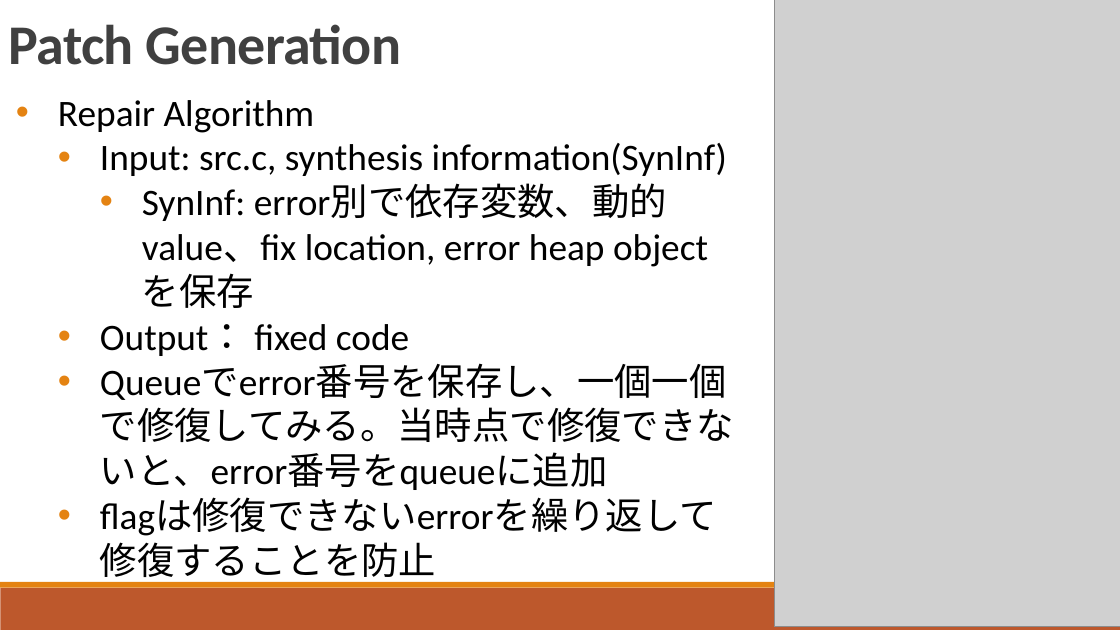
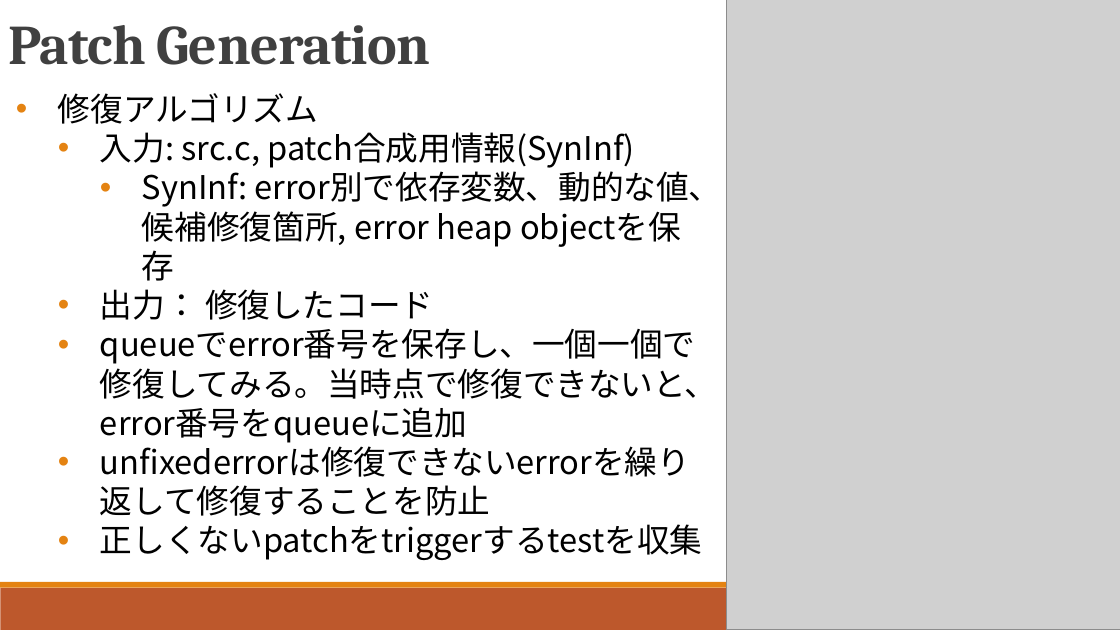
Before and after one commit to QIANZECHANG/MyResearch, a slide deck: slide 20 of 修論/修論発表.pptx (slide 19 before the commit). Drawn at 1120x630 pixels with LibreOffice and Linux fonts; fonts in the diff are those of the drawing; grey boxes stand for pictures. Boxes give left, top, right and bottom in pixels: in the first picture for what was removed or moved away, otherwise in the second. Text is boxed around its words. In the diff, an @@ line names an element or a change of style, - is before the commit and + after.

```diff
--- a/修論/修論発表.pptx
+++ b/修論/修論発表.pptx
@@ text "Patch Generation" at bbox=[8, 25, 431, 65]: font Calibri to Cambria @@
@@ picture: place and size @@
-picture at bbox=[775, 0, 1120, 627]
+picture at bbox=[727, 0, 1120, 630]
@@ text at bbox=[58, 93, 722, 516]: text changed; size 32 to 28 pt; font Calibri to Noto Sans CJK JP @@
-  • Repair Algorithm
-    • Input: src.c, synthesis information(SynInf)
-      • SynInf: error別で依存変数、動的value、fix location, error heap objectを保存
-    • Output： fixed code
-    • Queueでerror番号を保存し、一個一個で修復してみる。当時点で修復できないと、error番号をqueueに追加
-    • flagは修復できないerrorを繰り返して修復することを防止
+  • 修復アルゴリズム
+    • 入力: src.c, patch合成用情報(SynInf)
+      • SynInf: error別で依存変数、動的な値、候補修復箇所, error heap objectを保存
+    • 出力： 修復したコード
+    • queueでerror番号を保存し、一個一個で修復してみる。当時点で修復できないと、error番号をqueueに追加
+    • unfixederrorは修復できないerrorを繰り返して修復することを防止
+    • 正しくないpatchをtriggerするtestを収集
@@ page number removed at bbox=[984, 626, 1022, 630] @@
-19
```
Also in this commit, not shown: 24 other slides changed, 8 slides added, 1 slide removed, 16 other files.
